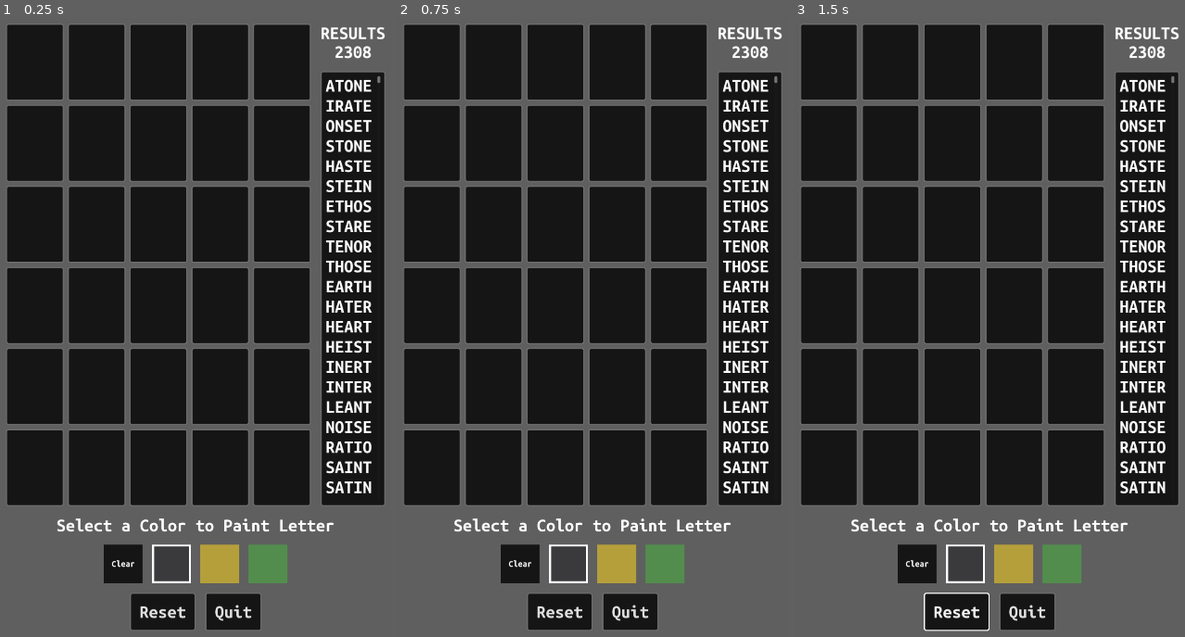
Above: before the commit, frames 1-3 (left to right).
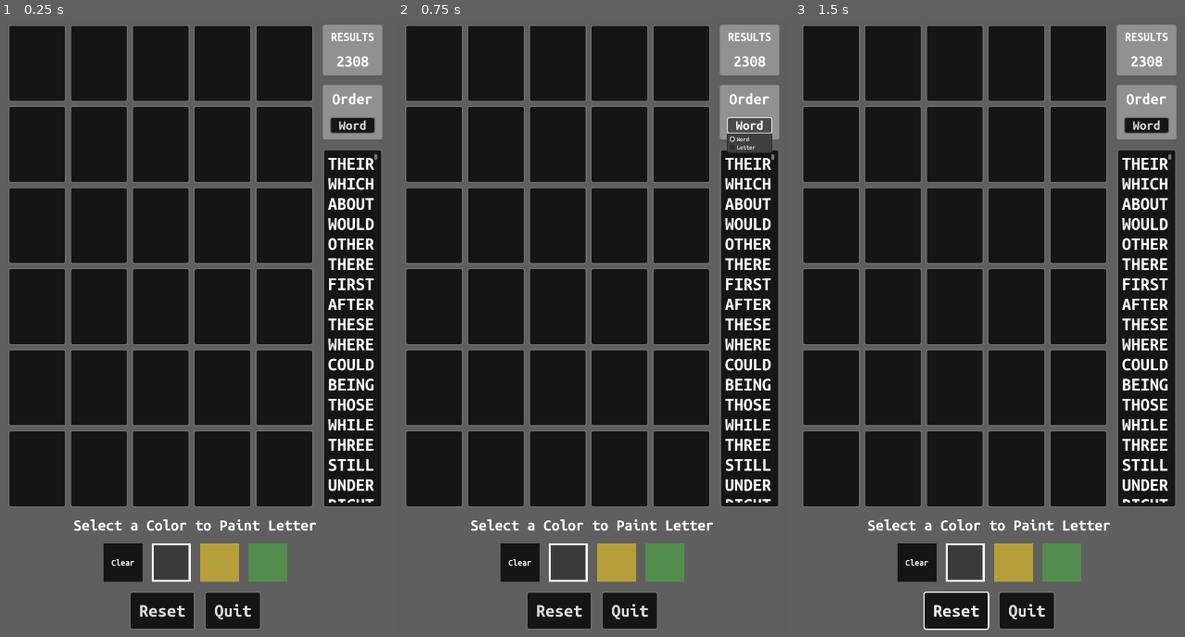
Above: after the commit, the same moments.

Repository: ryaghain/WordleHelper
Game: Godot game, scene res://Main.tscn
Same seed, same stepped clock (60 frames per second), same inputs: the game is played once before the commit and once after it.
Inputs (mouse positions are in pixels of both pictures, inside the frame that each line leads up to):
- Up to frame 1 (0.25 s): no input
- Up to frame 2 (0.75 s): click (748, 123) at 0.5 s, where only the run after the commit has a clickable "Word"
- Up to frame 3 (1.5 s): click "Reset" at 1.25 s

The runs differ from the first frame. In frame 1, 15% of the frame differs, in the area x 1-99%, y 1-99%; in frame 2, 15%; in frame 3, 15%.

Commit message:
added a button to change sort method between letter and word

Diff:
--- a/Main.gd
+++ b/Main.gd
@@ -51,7 +51,7 @@
 	KEY_Z,
 ]
 
-const WORD_LIST: JSON = preload("res://Assets/WordList.json")
+const WORD_LIST: JSON = preload("res://Assets/FilteredData.json")
 
 const GRID_WIDTH_ARRAY: Array[int] = [0, 1, 2, 3, 4]
 const GRID_HEIGHT_ARRAY: Array[int] = [0, 1, 2, 3, 4, 5]
@@ -259,7 +259,11 @@
 
 var current_button_index: int = 0
 
-var current_word_list: String = ""
+var sort_by_letter: bool = false
+
+var current_word_list_array: Array[String] = []
+
+var current_word_list_string: String = ""
 
 var word_count: int = 0
 
@@ -340,6 +344,10 @@
 
 func _on_button_show_keyboard_pressed() -> void:
 	DisplayServer.virtual_keyboard_show("")
+
+func _on_option_button_sort_method_item_selected(value: int) -> void:
+	sort_by_letter = bool(value)
+	sort_word_list()
 
 func _on_texture_button_black_toggled(toggled_on: bool) -> void:
 	if toggled_on:
@@ -409,32 +417,7 @@
 
 		texture_button_green.disabled = true
 
-func sort_descending(a: int, b: int) -> bool: return a > b
-
-func update_word_list() -> void:
-	current_word_list = ""
-
-	word_count = 0
-
-	letters_is = {
-		0: "",
-		1: "",
-		2: "",
-		3: "",
-		4: ""
-	}
-
-	letters_is_not = {
-		0: "",
-		1: "",
-		2: "",
-		3: "",
-		4: ""
-	}
-
-	word_contains = []
-	word_does_not_contain = []
-
+func get_valid_words() -> void:
 	for x: int in GRID_WIDTH_ARRAY:
 		for y: int in GRID_HEIGHT_ARRAY:
 			var letter: String = button_dict[x][y].text
@@ -451,9 +434,7 @@
 					LETTER_COLORS.GREEN:
 						letters_is[x] = letter
 
-	var ranked_word_strings: Dictionary[int, String] = {}
-
-	for word: String in WORD_LIST.data:
+	for word: String in WORD_LIST.data.keys():
 		var is_word_valid: bool = true
 
 		for x: int in GRID_WIDTH_ARRAY:
@@ -480,30 +461,68 @@
 						break
 
 		if is_word_valid:
-			var word_score: int = 0
-			var word_score_tracker: Array[String] = []
-
+			current_word_list_array.append(word)
+			word_count += 1
+
+func sort_descending(a: int, b: int) -> bool: return a > b
+
+func sort_word_list() -> void:
+	current_word_list_string = ""
+	var ranked_words_dict: Dictionary[int, String] = {}
+
+	for word: String in current_word_list_array:
+		var word_score: int = 0
+
+		if sort_by_letter:
+			var word_letter_score_tracker: Array[String] = []
 			for letter: String in word:
-				if not word_score_tracker.has(letter):
-					word_score_tracker.append(letter)
+				if not word_letter_score_tracker.has(letter):
+					word_letter_score_tracker.append(letter)
 					word_score += LETTER_FREQUENCY[letter]
-
-			if ranked_word_strings.has(word_score):
-				ranked_word_strings[word_score] += word + "\n"
-			else:
-				ranked_word_strings[word_score] = word + "\n"
-
-			word_count += 1
-
-	var ranked_word_scores: Array[int] = ranked_word_strings.keys()
+		else:
+			word_score = int(WORD_LIST.data[word])
+
+		if ranked_words_dict.has(word_score):
+			ranked_words_dict[word_score] += word + "\n"
+		else:
+			ranked_words_dict[word_score] = word + "\n"
+
+	var ranked_word_scores: Array[int] = ranked_words_dict.keys()
 	ranked_word_scores.sort_custom(sort_descending)
 	for key: int in ranked_word_scores:
-		current_word_list += ranked_word_strings[key]
+		current_word_list_string += ranked_words_dict[key]
 
 	update_displayed_word_list()
 
+func update_word_list() -> void:
+	current_word_list_array = []
+
+	word_count = 0
+
+	letters_is = {
+		0: "",
+		1: "",
+		2: "",
+		3: "",
+		4: ""
+	}
+
+	letters_is_not = {
+		0: "",
+		1: "",
+		2: "",
+		3: "",
+		4: ""
+	}
+
+	word_contains = []
+	word_does_not_contain = []
+
+	get_valid_words()
+	sort_word_list()
+
 func update_displayed_word_list() -> void:
-	label_word_list.text = current_word_list.strip_edges()
+	label_word_list.text = current_word_list_string.strip_edges()
 	label_word_count.text = str(word_count)
 
 func update_letter_color(x: int, y: int, button: Button, do_update: bool = true) -> void:
--- a/Main.tscn
+++ b/Main.tscn
@@ -12,7 +12,14 @@
 [ext_resource type="Texture2D" uid="uid://d0tbpr8fiaxej" path="res://Assets/IconIsPressed.png" id="9_20pc6"]
 [ext_resource type="Theme" uid="uid://ceh1eda0dji7j" path="res://ControlsButtonTheme.tres" id="11_20pc6"]
 
-[node name="Main" type="Control" node_paths=PackedStringArray("label_word_count", "label_word_list", "button_letter_0_0", "button_letter_1_0", "button_letter_2_0", "button_letter_3_0", "button_letter_4_0", "button_letter_0_1", "button_letter_1_1", "button_letter_2_1", "button_letter_3_1", "button_letter_4_1", "button_letter_0_2", "button_letter_1_2", "button_letter_2_2", "button_letter_3_2", "button_letter_4_2", "button_letter_0_3", "button_letter_1_3", "button_letter_2_3", "button_letter_3_3", "button_letter_4_3", "button_letter_0_4", "button_letter_1_4", "button_letter_2_4", "button_letter_3_4", "button_letter_4_4", "button_letter_0_5", "button_letter_1_5", "button_letter_2_5", "button_letter_3_5", "button_letter_4_5", "texture_button_black", "texture_button_grey", "texture_button_yellow", "texture_button_green")]
+[sub_resource type="StyleBoxFlat" id="StyleBoxFlat_20pc6"]
+bg_color = Color(0.5689727, 0.56897277, 0.56897265, 1)
+corner_radius_top_left = 5
+corner_radius_top_right = 5
+corner_radius_bottom_right = 5
+corner_radius_bottom_left = 5
+
+[node name="Main" type="Control" node_paths=PackedStringArray("label_word_count", "label_word_list", "button_show_keyboard", "button_letter_0_0", "button_letter_1_0", "button_letter_2_0", "button_letter_3_0", "button_letter_4_0", "button_letter_0_1", "button_letter_1_1", "button_letter_2_1", "button_letter_3_1", "button_letter_4_1", "button_letter_0_2", "button_letter_1_2", "button_letter_2_2", "button_letter_3_2", "button_letter_4_2", "button_letter_0_3", "button_letter_1_3", "button_letter_2_3", "button_letter_3_3", "button_letter_4_3", "button_letter_0_4", "button_letter_1_4", "button_letter_2_4", "button_letter_3_4", "button_letter_4_4", "button_letter_0_5", "button_letter_1_5", "button_letter_2_5", "button_letter_3_5", "button_letter_4_5", "texture_button_black", "texture_button_grey", "texture_button_yellow", "texture_button_green")]
 layout_mode = 3
 anchors_preset = 15
 anchor_right = 1.0
@@ -21,8 +28,9 @@
 grow_vertical = 2
 theme = ExtResource("1_3dxm6")
 script = ExtResource("2_lgr22")
-label_word_count = NodePath("MarginContainer/VBoxContainer/HBoxContainerTop/HBoxContainer/VBoxContainerWordList/VBoxContainerResults/LabelCount")
+label_word_count = NodePath("MarginContainer/VBoxContainer/HBoxContainerTop/HBoxContainer/VBoxContainerWordList/VBoxContainerResults/PanelContainerResults/MarginContainer/VBoxContainer/LabelCount")
 label_word_list = NodePath("MarginContainer/VBoxContainer/HBoxContainerTop/HBoxContainer/VBoxContainerWordList/PanelContainer/MarginContainer/ScrollContainer/Label")
+button_show_keyboard = NodePath("MarginContainer/VBoxContainer/HBoxContainerControls/ButtonShowKeyboard")
 button_letter_0_0 = NodePath("MarginContainer/VBoxContainer/HBoxContainerTop/HBoxContainer/GridContainer/ButtonLetter0_0")
 button_letter_1_0 = NodePath("MarginContainer/VBoxContainer/HBoxContainerTop/HBoxContainer/GridContainer/ButtonLetter1_0")
 button_letter_2_0 = NodePath("MarginContainer/VBoxContainer/HBoxContainerTop/HBoxContainer/GridContainer/ButtonLetter2_0")
@@ -308,19 +316,34 @@
 
 [node name="VBoxContainerWordList" type="VBoxContainer" parent="MarginContainer/VBoxContainer/HBoxContainerTop/HBoxContainer"]
 layout_mode = 2
+size_flags_horizontal = 4
 
 [node name="VBoxContainerResults" type="VBoxContainer" parent="MarginContainer/VBoxContainer/HBoxContainerTop/HBoxContainer/VBoxContainerWordList"]
 layout_mode = 2
-theme_override_constants/separation = 0
-
-[node name="Label" type="Label" parent="MarginContainer/VBoxContainer/HBoxContainerTop/HBoxContainer/VBoxContainerWordList/VBoxContainerResults"]
-layout_mode = 2
+
+[node name="PanelContainerResults" type="PanelContainer" parent="MarginContainer/VBoxContainer/HBoxContainerTop/HBoxContainer/VBoxContainerWordList/VBoxContainerResults"]
+layout_mode = 2
+theme_override_styles/panel = SubResource("StyleBoxFlat_20pc6")
+
+[node name="MarginContainer" type="MarginContainer" parent="MarginContainer/VBoxContainer/HBoxContainerTop/HBoxContainer/VBoxContainerWordList/VBoxContainerResults/PanelContainerResults"]
+layout_mode = 2
+theme_override_constants/margin_left = 10
+theme_override_constants/margin_top = 15
+theme_override_constants/margin_right = 10
+theme_override_constants/margin_bottom = 15
+
+[node name="VBoxContainer" type="VBoxContainer" parent="MarginContainer/VBoxContainer/HBoxContainerTop/HBoxContainer/VBoxContainerWordList/VBoxContainerResults/PanelContainerResults/MarginContainer"]
+layout_mode = 2
+
+[node name="Label" type="Label" parent="MarginContainer/VBoxContainer/HBoxContainerTop/HBoxContainer/VBoxContainerWordList/VBoxContainerResults/PanelContainerResults/MarginContainer/VBoxContainer"]
+layout_mode = 2
+theme_override_font_sizes/font_size = 32
 text = "Results"
 horizontal_alignment = 1
 vertical_alignment = 1
 uppercase = true
 
-[node name="LabelCount" type="Label" parent="MarginContainer/VBoxContainer/HBoxContainerTop/HBoxContainer/VBoxContainerWordList/VBoxContainerResults"]
+[node name="LabelCount" type="Label" parent="MarginContainer/VBoxContainer/HBoxContainerTop/HBoxContainer/VBoxContainerWordList/VBoxContainerResults/PanelContainerResults/MarginContainer/VBoxContainer"]
 layout_mode = 2
 size_flags_horizontal = 4
 text = "0"
@@ -328,6 +351,36 @@
 vertical_alignment = 1
 uppercase = true
 
+[node name="PanelContainerOrderMethod" type="PanelContainer" parent="MarginContainer/VBoxContainer/HBoxContainerTop/HBoxContainer/VBoxContainerWordList/VBoxContainerResults"]
+layout_mode = 2
+theme_override_styles/panel = SubResource("StyleBoxFlat_20pc6")
+
+[node name="MarginContainer" type="MarginContainer" parent="MarginContainer/VBoxContainer/HBoxContainerTop/HBoxContainer/VBoxContainerWordList/VBoxContainerResults/PanelContainerOrderMethod"]
+layout_mode = 2
+theme_override_constants/margin_left = 0
+theme_override_constants/margin_top = 15
+theme_override_constants/margin_right = 0
+theme_override_constants/margin_bottom = 15
+
+[node name="VBoxContainer" type="VBoxContainer" parent="MarginContainer/VBoxContainer/HBoxContainerTop/HBoxContainer/VBoxContainerWordList/VBoxContainerResults/PanelContainerOrderMethod/MarginContainer"]
+layout_mode = 2
+
+[node name="LabelOrderMethod" type="Label" parent="MarginContainer/VBoxContainer/HBoxContainerTop/HBoxContainer/VBoxContainerWordList/VBoxContainerResults/PanelContainerOrderMethod/MarginContainer/VBoxContainer"]
+layout_mode = 2
+text = "Order"
+horizontal_alignment = 1
+
+[node name="OptionButtonSortMethod" type="OptionButton" parent="MarginContainer/VBoxContainer/HBoxContainerTop/HBoxContainer/VBoxContainerWordList/VBoxContainerResults/PanelContainerOrderMethod/MarginContainer/VBoxContainer"]
+layout_mode = 2
+size_flags_horizontal = 4
+alignment = 1
+selected = 0
+item_count = 2
+popup/item_0/text = "Word"
+popup/item_0/id = 0
+popup/item_1/text = "Letter"
+popup/item_1/id = 1
+
 [node name="PanelContainer" type="PanelContainer" parent="MarginContainer/VBoxContainer/HBoxContainerTop/HBoxContainer/VBoxContainerWordList"]
 custom_minimum_size = Vector2(0, 570)
 layout_mode = 2
@@ -349,6 +402,7 @@
 layout_mode = 2
 size_flags_horizontal = 3
 size_flags_vertical = 3
+theme_override_font_sizes/font_size = 48
 uppercase = true
 
 [node name="VBoxContainerPainting" type="VBoxContainer" parent="MarginContainer/VBoxContainer"]
@@ -482,6 +536,7 @@
 [connection signal="pressed" from="MarginContainer/VBoxContainer/HBoxContainerTop/HBoxContainer/GridContainer/ButtonLetter2_5" to="." method="_on_button_letter_pressed" binds= [Vector2i(2, 5)]]
 [connection signal="pressed" from="MarginContainer/VBoxContainer/HBoxContainerTop/HBoxContainer/GridContainer/ButtonLetter3_5" to="." method="_on_button_letter_pressed" binds= [Vector2i(3, 5)]]
 [connection signal="pressed" from="MarginContainer/VBoxContainer/HBoxContainerTop/HBoxContainer/GridContainer/ButtonLetter4_5" to="." method="_on_button_letter_pressed" binds= [Vector2i(4, 5)]]
+[connection signal="item_selected" from="MarginContainer/VBoxContainer/HBoxContainerTop/HBoxContainer/VBoxContainerWordList/VBoxContainerResults/PanelContainerOrderMethod/MarginContainer/VBoxContainer/OptionButtonSortMethod" to="." method="_on_option_button_sort_method_item_selected"]
 [connection signal="toggled" from="MarginContainer/VBoxContainer/VBoxContainerPainting/HBoxContainer/TextureButtonBlack" to="." method="_on_texture_button_black_toggled"]
 [connection signal="toggled" from="MarginContainer/VBoxContainer/VBoxContainerPainting/HBoxContainer/TextureButtonGrey" to="." method="_on_texture_button_grey_toggled"]
 [connection signal="toggled" from="MarginContainer/VBoxContainer/VBoxContainerPainting/HBoxContainer/TextureButtonYellow" to="." method="_on_texture_button_yellow_toggled"]
--- a/MainTheme.tres
+++ b/MainTheme.tres
@@ -61,7 +61,7 @@
 GridContainer/constants/h_separation = 10
 GridContainer/constants/v_separation = 10
 HBoxContainer/constants/separation = 25
-Label/font_sizes/font_size = 48
+Label/font_sizes/font_size = 42
 LineEdit/constants/minimum_character_width = 1
 LineEdit/font_sizes/font_size = 56
 LineEdit/icons/clear = SubResource("ImageTexture_2a35q")
@@ -71,7 +71,7 @@
 MarginContainer/constants/margin_right = 50
 MarginContainer/constants/margin_top = 50
 MenuButton/font_sizes/font_size = 56
-OptionButton/font_sizes/font_size = 56
+OptionButton/font_sizes/font_size = 36
 OptionButton/icons/arrow = SubResource("ImageTexture_1mnke")
 PanelContainer/styles/panel = SubResource("StyleBoxFlat_xgnhp")
 VBoxContainer/constants/separation = 25
Not shown: 1 places in Main.tscn that only renumber resources
